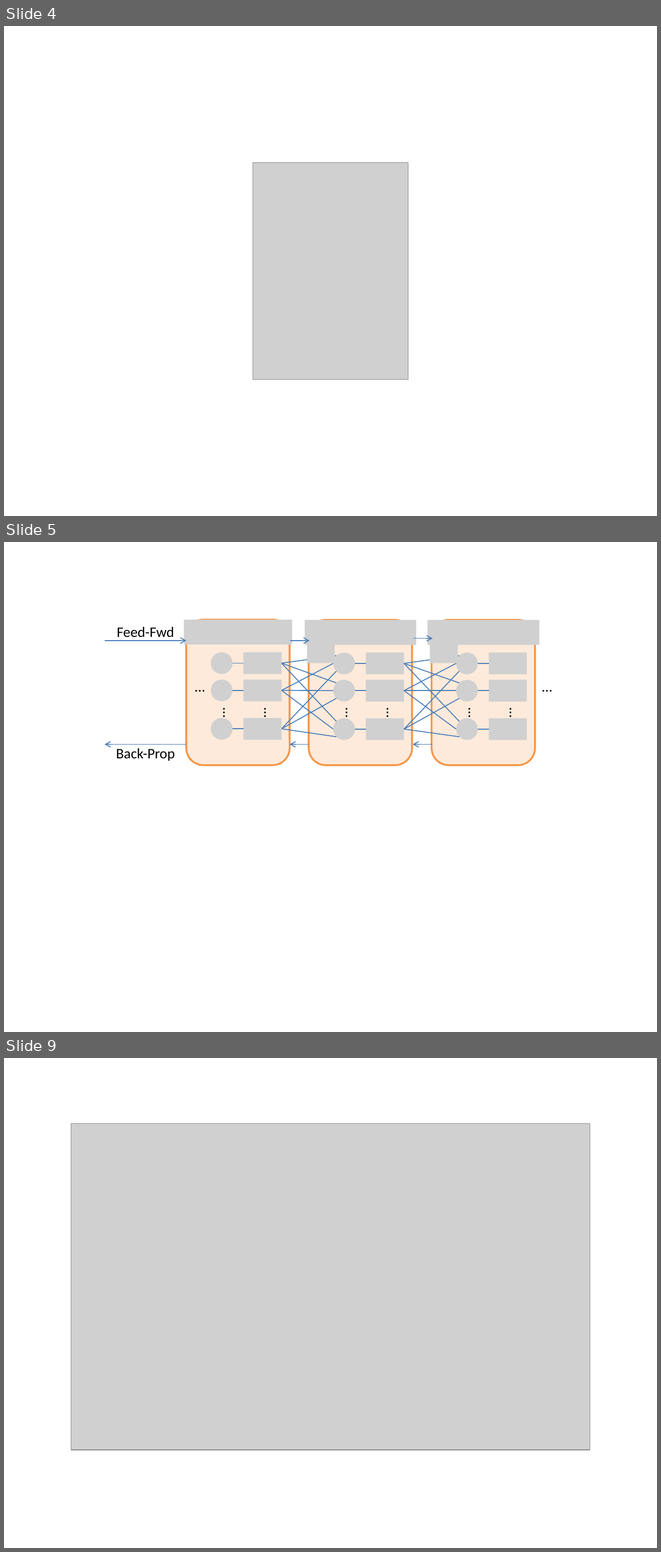
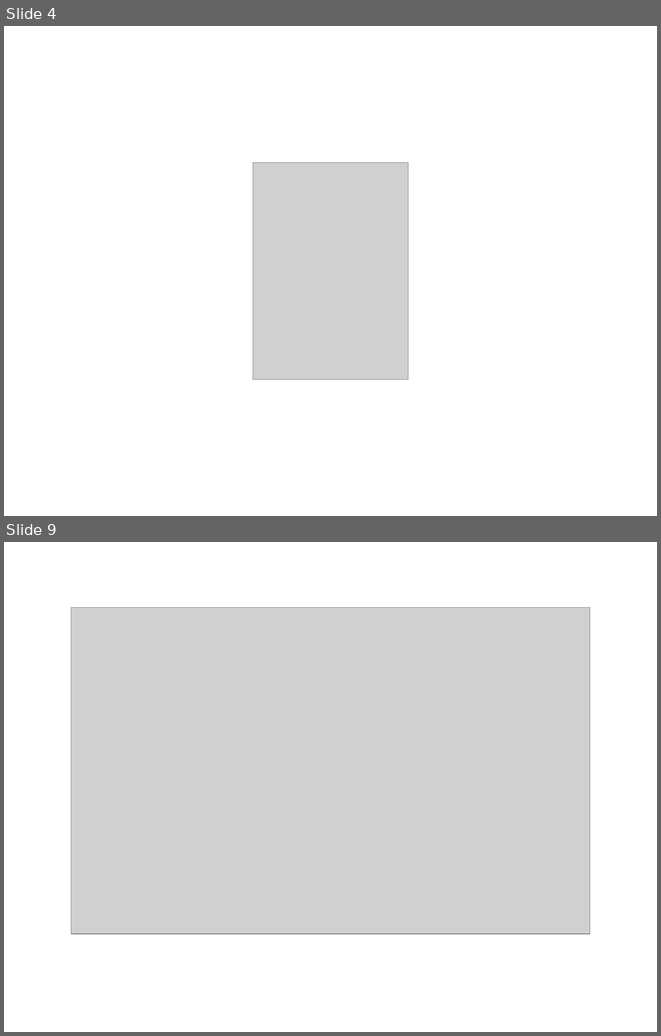
Before and after one commit to wenduow/BeefNet, a slide deck: trunk/pic/pic.pptx. Shown one above the other, each under a label of ours: slides 4, 5 and 9 before the commit, slides 4 and 9 after it; the slides between them are not shown. The pictures are 661x1552 and 661x1036 pixels, drawn with LibreOffice and Linux fonts; fonts in the diff are those of the drawing; grey boxes stand for pictures. Boxes give left, top, right and bottom in pixels: in the first picture for what was removed or moved away, otherwise in the second. Text is boxed around its words. In the diff, an @@ line names an element or a change of style, - is before the commit and + after.

```diff
--- a/trunk/pic/pic.pptx
+++ b/trunk/pic/pic.pptx
@@ slide 5 removed at <box>4,542,657,1032</box>, background #FFFFFF @@
@@ group removed at <box>105,620,557,765</box>: 27 lines, 23 pictures, 10 texts, 6 arrows, 3 rounded rectangles @@
-Feed-Fwd
-…
-…
-…
-…
-…
-Back-Prop
-…
-…
-…
```
Also in this commit, not shown: 2 slides changed, 2 slides added, 1 other slide removed, 12 other files.
